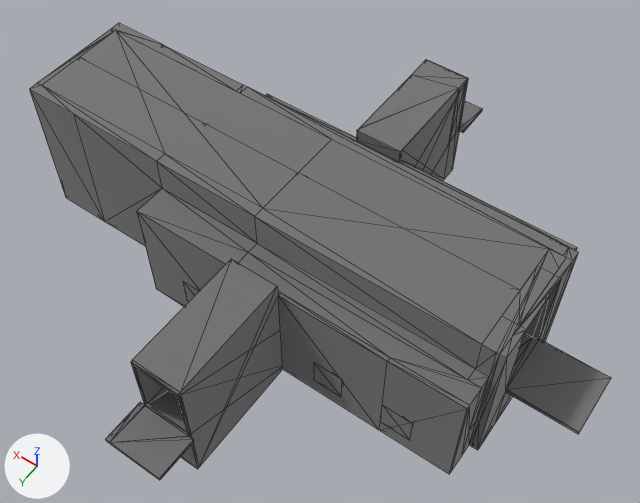
An edit to the glTF model assets/maps/20_18/meshes_bsp/TempleBsp.gltf, drawn before and after from the same camera.
Both versions are drawn from a 50 mm camera at (256.1, -75.7, 16.7) aimed at (280.6, -109.9, -37.0). The lights are fixed; the arrows at lower left show +X, +Y and +Z. The first picture is the older version. Mesh edges are drawn as thin lines. Vertices at exactly the same position are counted once.

The first picture shows 'TempleBsp'.
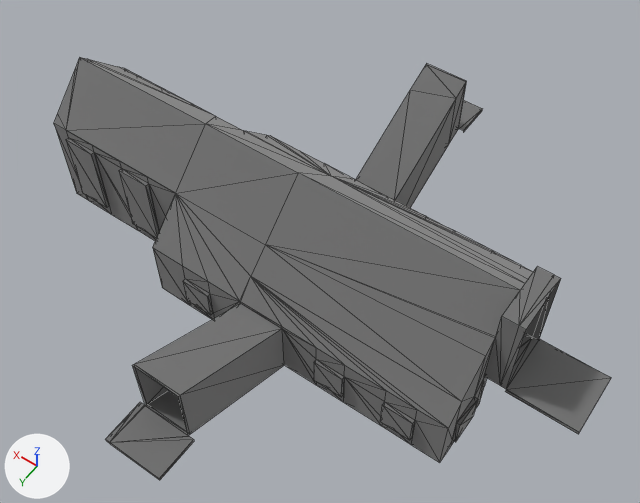
What differs and where, as boxes (x1, y1, x2, y2) in the pictures (640 x 503 px):
'TempleBsp', reshaped (7% shorter): before (29, 23, 611, 480); after (54, 57, 611, 480)
part 1 of me_templebsp, cut back: before (29, 23, 579, 474); after (411, 63, 467, 143)

Patch to the scene script:
```diff
--- a/assets/maps/20_18/meshes_bsp/TempleBsp.gltf.py
+++ b/assets/maps/20_18/meshes_bsp/TempleBsp.gltf.py
@@ me_templebsp @@
 # used by ob_templebsp; location = (0.0, 0.0, 0.0)
-me_templebsp.from_pydata(...)  # 499 vertices, 1000 faces; spans x 257.8..305.1, y -131.6..-89.0, z -42.7..-30.0
+me_templebsp.from_pydata(...)  # 338 vertices, 641 faces; spans x 257.8..305.0, y -131.6..-89.0, z -42.6..-30.0
+# me_templebsp part 1
+# 161 vertices are removed from x 263.3..305.1, y -128.2..-92.4, z -42.7..-30.0
+# 370 faces are deleted
+# 4 vertices move within x 278.9..282.7, y -128.2, z -32.2
+# 4 new faces join them, mat_m8 (grey #aaaaaa)
+# 7 new faces join them, mat_m9 (grey #aaaaaa)
 me_templebsp.materials.append(mat_m0)
```
